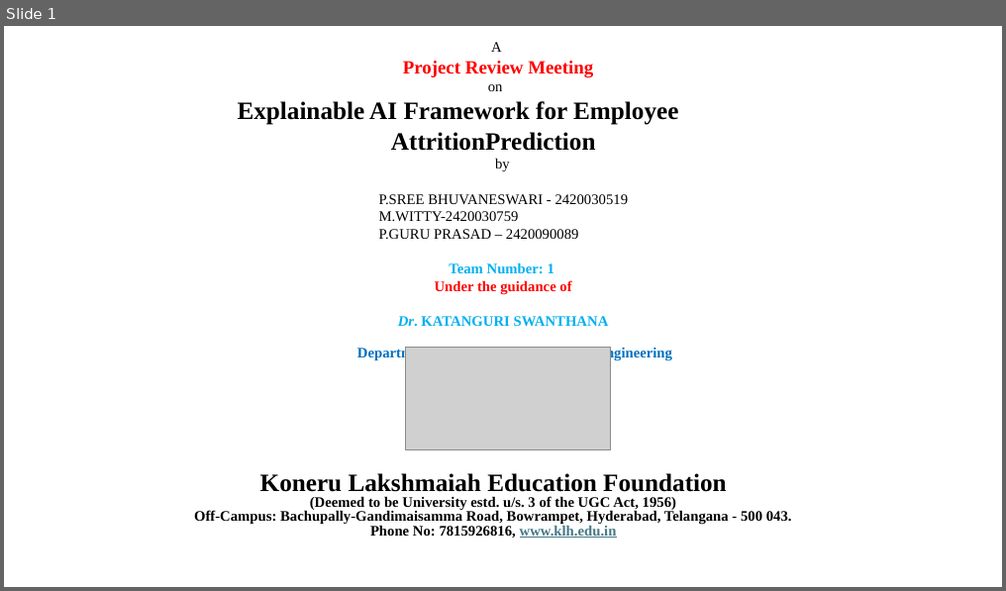
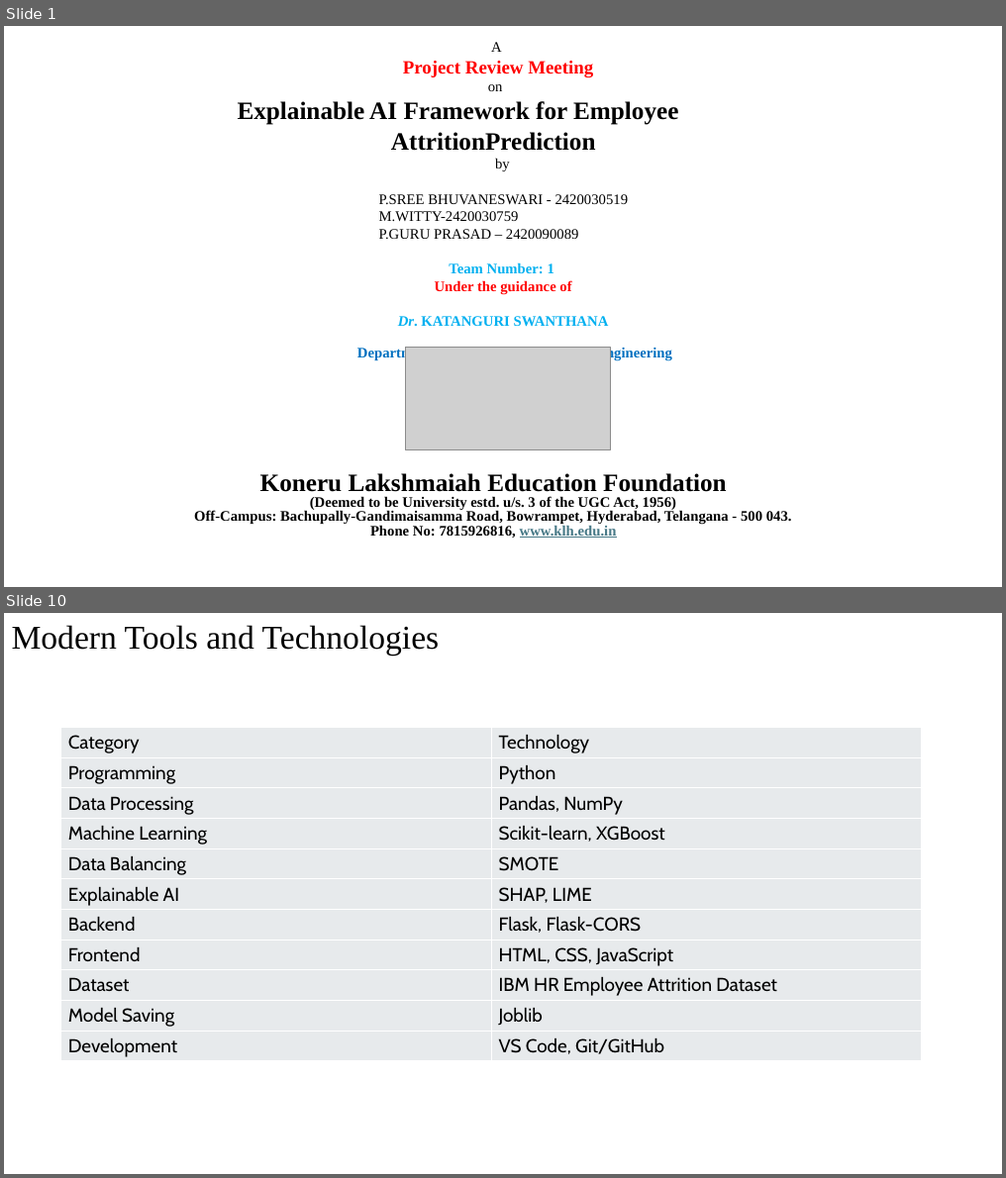
Before and after one commit to BHUVANA1007/KLH-CSE-2024-2420030519-Explainable-AI-Framework-for-Employee-Attrition-Prediction, a slide deck: docs/Presentation.pptx. Shown one above the other, each under a label of ours: slide 1 before the commit, slides 1 and 10 after it; the slides between them are not shown. The pictures are 1006x591 and 1006x1178 pixels, drawn with LibreOffice and Linux fonts; fonts in the diff are those of the drawing; grey boxes stand for pictures. Boxes give left, top, right and bottom in pixels: in the first picture for what was removed or moved away, otherwise in the second. Text is boxed around its words. In the diff, an @@ line names an element or a change of style, - is before the commit and + after.

Commit message:
Add employee attrition prediction ML and XAI implementation

```diff
--- a/docs/Presentation.pptx
+++ b/docs/Presentation.pptx
@@ slide 10 added at (4, 613, 1002, 1174), background #FFFFFF @@
@@ title added at (12, 625, 440, 656), 32 pt, text #000000 @@
+Modern Tools and Technologies
@@ table added at (60, 728, 922, 1061), 11 rows, 2 columns @@
+Category | Technology
+Programming | Python
+Data Processing | Pandas, NumPy
+Machine Learning | Scikit-learn, XGBoost
+Data Balancing | SMOTE
+Explainable AI | SHAP, LIME
+Backend | Flask, Flask-CORS
+Frontend | HTML, CSS, JavaScript
+Dataset | IBM HR Employee Attrition Dataset
+Model Saving | Joblib
+Development | VS Code, Git/GitHub
```
Also in this commit, not shown: 5 slides changed, 9 other slides added, 7 slides removed, 35 other files.
